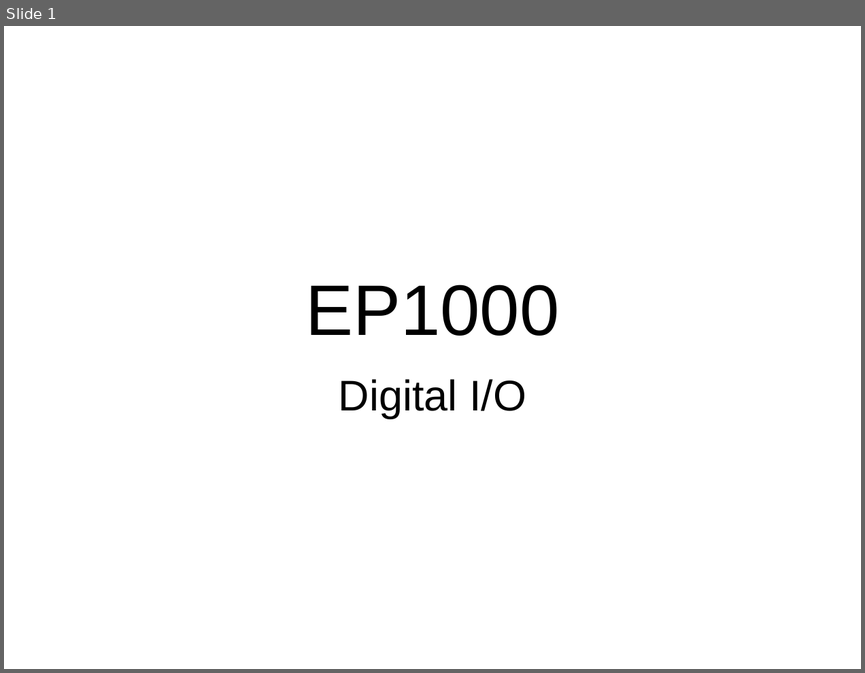
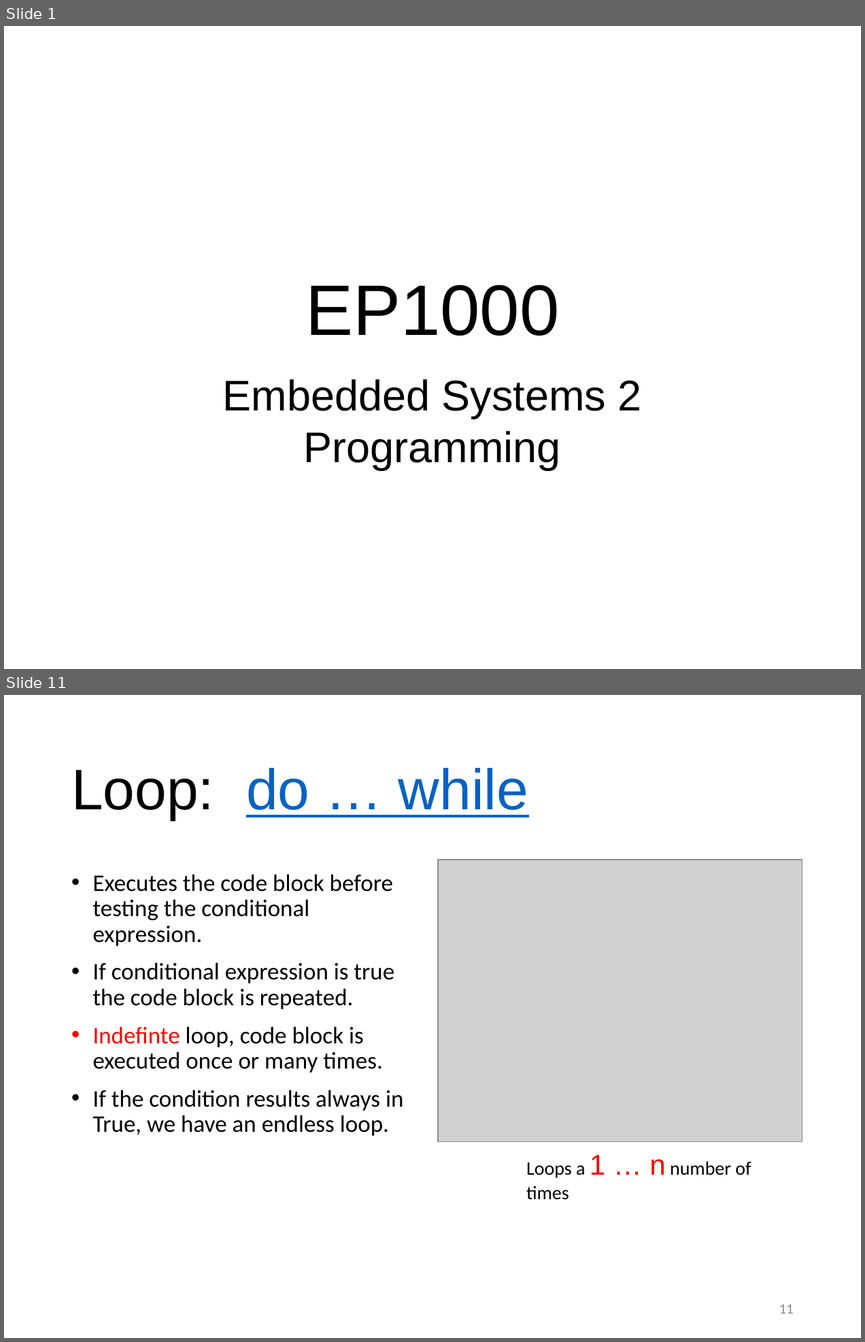
Before and after one commit to RDorville/digfab, a slide deck: presentations/ep1000_embedded2/ep1000_embedded2.pptx. Shown one above the other, each under a label of ours: slide 1 before the commit, slides 1 and 11 after it; the slides between them are not shown. The pictures are 865x673 and 865x1342 pixels, drawn with LibreOffice and Linux fonts; fonts in the diff are those of the drawing; grey boxes stand for pictures; background and template pictures are left out. Boxes give left, top, right and bottom in pixels: in the first picture for what was removed or moved away, otherwise in the second. Text is boxed around its words. In the diff, an @@ line names an element or a change of style, - is before the commit and + after.

```diff
--- a/presentations/ep1000_embedded2/ep1000_embedded2.pptx
+++ b/presentations/ep1000_embedded2/ep1000_embedded2.pptx
@@ slide 11 added at <box>4,695,861,1338</box>, background #FFFFFF @@
@@ title added at <box>71,768,528,820</box>, 48 pt, text #0563C1, underline @@
+Loop: do … while
@@ text added at <box>93,874,403,1136</box>, 20 pt, text #000000 @@
+• Executes the code block before testing the conditional expression.
+• If conditional expression is true the code block is repeated.
+• Indefinte loop, code block is executed once or many times.
+• If the condition results always in True, we have an endless loop.
@@ picture added at <box>438,860,802,1141</box> @@
@@ text added at <box>526,1155,751,1200</box>, 16 pt, text #000000 @@
+Loops a 1 … n number of times
@@ page number added at <box>779,1304,793,1313</box>, 12 pt, text #8C8C8C @@
+11
@@ slide 1 changed as well @@
@@ subtitle at <box>223,379,642,469</box>: text changed @@
-Digital I/O
+Embedded Systems 2
+Programming
```
Also in this commit, not shown: 1 other slide changed, 14 other slides added, 18 slides removed, 1 other file.
